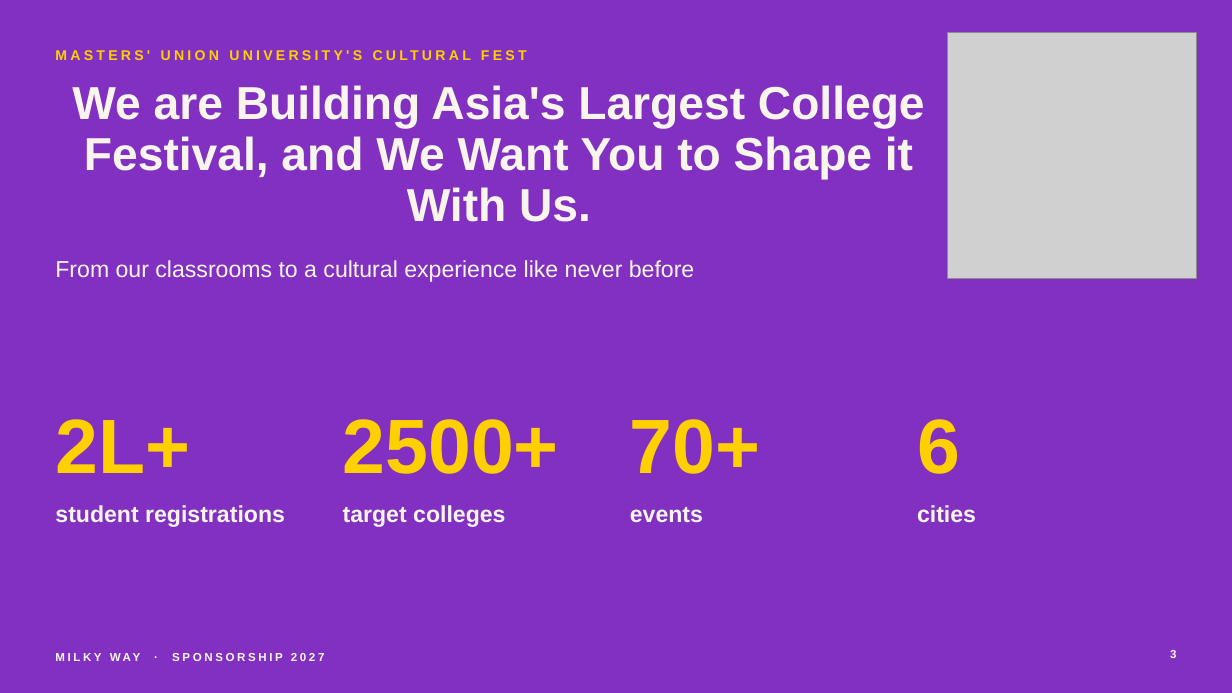
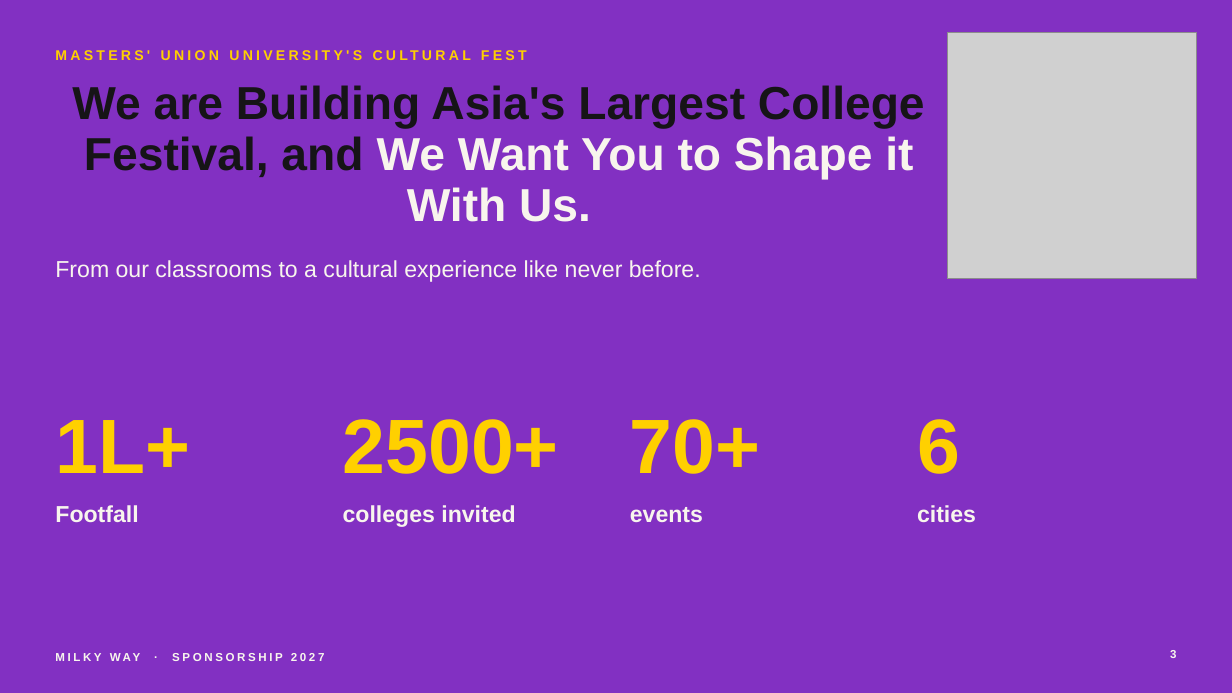
Before and after one commit to adityamittal2103/milkywayspons, a slide deck: slide 3 of deck/Milky-Way-Sponsorship-2027.pptx. Drawn at 1232x693 pixels with LibreOffice and Linux fonts; fonts in the diff are those of the drawing; grey boxes stand for pictures. Boxes give left, top, right and bottom in pixels: in the first picture for what was removed or moved away, otherwise in the second. Text is boxed around its words. In the diff, an @@ line names an element or a change of style, - is before the commit and + after.

```diff
--- a/deck/Milky-Way-Sponsorship-2027.pptx
+++ b/deck/Milky-Way-Sponsorship-2027.pptx
@@ title "We are Building Asia's Largest ..." at bbox=[72, 85, 925, 222]: text colour #F8F5ED to #161417 in "We are Building Asia's Largest College Festival, ..." @@
@@ text at bbox=[55, 260, 701, 282]: text changed @@
-From our classrooms to a cultural experience like never before
+From our classrooms to a cultural experience like never before.
@@ text at bbox=[55, 420, 190, 473]: text changed @@
-2L+
+1L+
@@ text at bbox=[55, 505, 138, 522]: text changed @@
-student registrations
+Footfall
@@ text at bbox=[343, 505, 515, 527]: text changed @@
-target colleges
+colleges invited
```
Also in this commit, not shown: 14 other slides changed, 16 other files.
